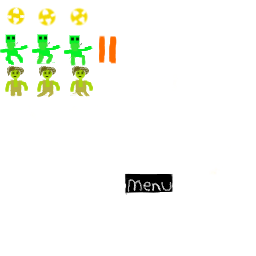
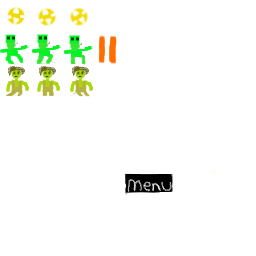
Two versions of the same layered image (256x256). Layer-by-layer changes:
painted on "new avatar" over [5, 64, 54, 98]
painted on "Background" over [8, 63, 86, 66]
